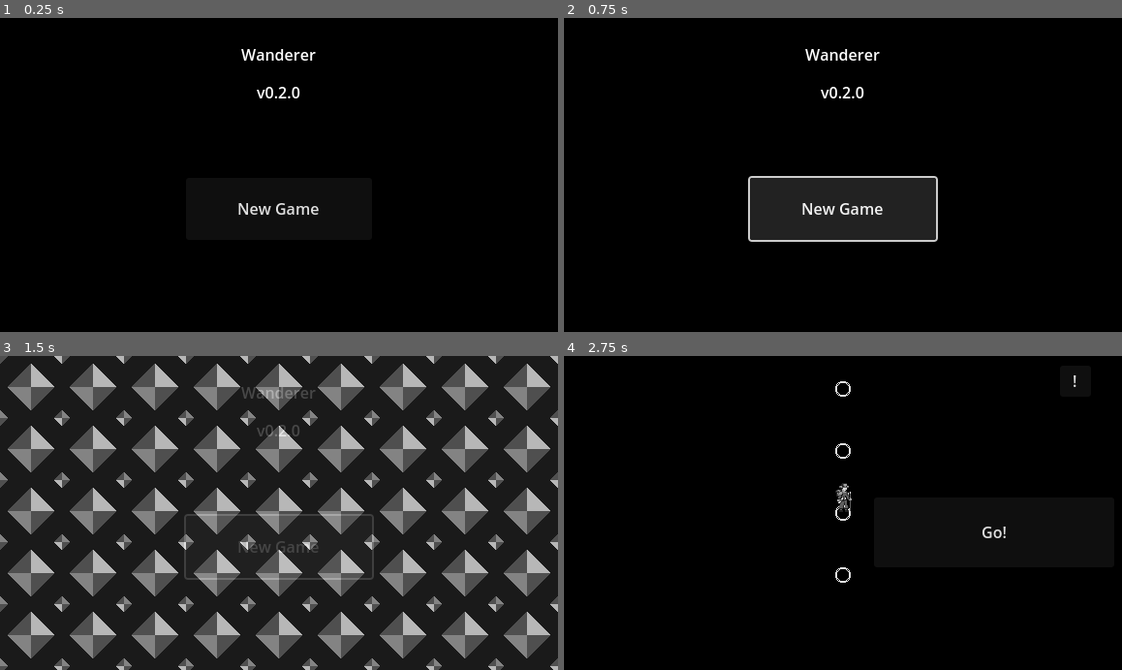
Above: before the commit, frames 1-4 (two rows, left to right).
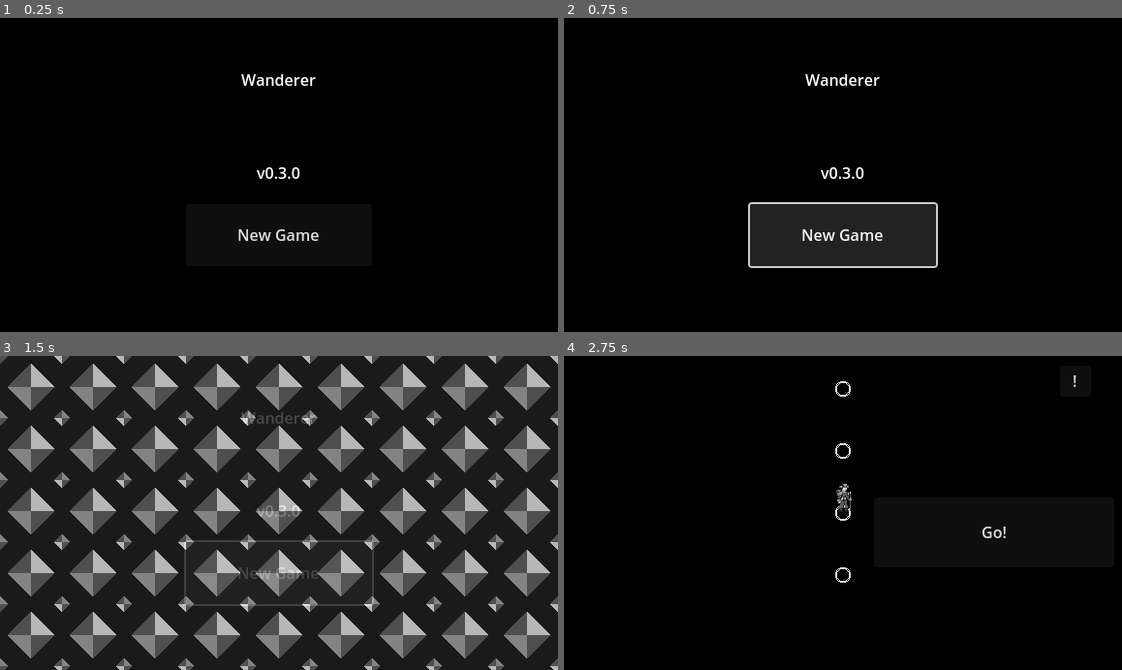
Above: after the commit, the same moments.

Repository: LidesSam/wanderer
Game: Godot game, scene res://source/scenes/main_menu.tscn
The game is run twice, just before and just after one commit, with the same random seed, the same clock (stepped at 60 frames per second) and the same inputs.
Inputs:
- Up to frame 1 (0.25 s): no input
- Up to frame 2 (0.75 s): click "New Game" at 0.5 s
- Up to frame 3 (1.5 s): click "New Game" at 1.25 s
- Up to frame 4 (2.75 s): click "Go!" at 2 s

The runs differ from the first frame. In frame 1, 1.3% of the frame differs, in the area x 42-58%, y 9-71%; in frame 2, 7.3%, in the area x 32-68%, y 9-80%; in frame 3, 1.7%; in frame 4, nothing differs.

Commit message:
new freature: mpath and foe: random foe is set in the encounter

Diff:
--- a/project.godot
+++ b/project.godot
@@ -12,7 +12,7 @@
 
 config/name="Wanderer"
 run/main_scene="res://source/scenes/main_menu.tscn"
-config/features=PackedStringArray("4.1", "GL Compatibility")
+config/features=PackedStringArray("4.2", "GL Compatibility")
 config/icon="res://icon.svg"
 
 [autoload]
--- a/source/elements/battle/foe.gd
+++ b/source/elements/battle/foe.gd
@@ -7,38 +7,46 @@
 var actionEnd=false
 var selectCallback
 
+
 # Called when the node enters the scene tree for the first time.
 func _ready():
 	update_lp()
 	pass # Replace with function body.
 
-
 # Called every frame. 'delta' is the elapsed time since the previous frame.
 func _process(delta):
 	pass
+
 func  update_lp():
 	$lpLabel.text=str(lp,"/",maxlp)
-func rand_foe():
-	match (randi()%4):
-		1:
+
+func set_rand_foe():
+	var r=randi()%6
+	print("rfope:",r)
+	match (r):
+		1, 2: #33.5
 			$spr.play("board")
 			maxlp=4
 			atk=2
-		2:
+			print("board")
+		3:#16.5
 
 			$spr.play("eye")
 			maxlp=3
 			atk=3
-		_:
+			print("eye")
+		_:#50%
 
 			$spr.play("slime")
 			maxlp=3
 			atk=1
+			print("slime")
 
 	lp=maxlp
 	update_lp()
 
 func atk_target(target):
+	print("foe atk(",atk,")")
 	target.hurt(atk)
 	actionEnd=true
 
@@ -60,8 +68,6 @@
 
 	if(lp<=0):
 		lp=0
-
-
 		hide()
 	update_lp()
 
--- a/source/elements/location.gd
+++ b/source/elements/location.gd
@@ -27,6 +27,7 @@
 func land_in():
 	for mapLoc in conectedLocs:
 		mapLoc.show_cursor()
+
 func set_foe():
 	hasEvent=true
 	hasFoe=true
--- a/source/factory/mapGen.gd
+++ b/source/factory/mapGen.gd
@@ -10,12 +10,12 @@
 	#fist define the ssize of the map
 	#-1 is start location
 	var chunksize = randi()%(max-min)+min-1
-
 	# instance a chunk
 	var  chunk=load("res://source/elements/chunk.tscn").instantiate()
 	var starChunk=chunk
 	var lastLoc=null
 	var freeLocs=[]
+
 	for i in range(chunksize):
 		var loc=locTemp.instantiate()
 		if(lastLoc!=null):
@@ -27,6 +27,7 @@
 
 		loc.position=Vector2(0,0-64*i)
 		chunk.add_location(loc)
+
 	for i in range(2):
 		freeLocs.shuffle()
 		var loc =  freeLocs.pop_front()
--- a/source/scenes/battle.gd
+++ b/source/scenes/battle.gd
@@ -51,6 +51,7 @@
 
 func execute_action_now():
 	return quickAction
+
 func victory():
 	var foeDefeated=true
 	for foe in $foes.get_children():
@@ -183,7 +184,7 @@
 
 	foes=[]
 	var f = foeTemp.instantiate()
-
+	f.set_rand_foe()
 	f.selectCallback= act_on_foe.bind(f)
 	foes.push_back(f)
 	$foes.add_child(f)
--- a/source/scenes/main_menu.gd
+++ b/source/scenes/main_menu.gd
@@ -3,6 +3,7 @@
 
 # Called when the node enters the scene tree for the first time.
 func _ready():
+
 	pass # Replace with function body.
 
 
--- a/source/scenes/main_menu.tscn
+++ b/source/scenes/main_menu.tscn
@@ -11,41 +11,50 @@
 grow_vertical = 2
 script = ExtResource("1_3qlpw")
 
-[node name="Label" type="Label" parent="."]
+[node name="Title" type="Label" parent="."]
 layout_mode = 1
 anchors_preset = 10
 anchor_right = 1.0
-offset_bottom = 76.0
+offset_bottom = 128.0
 grow_horizontal = 2
 text = "Wanderer"
 horizontal_alignment = 1
 vertical_alignment = 1
 
-[node name="Label" type="Label" parent="Label"]
+[node name="version" type="Label" parent="."]
 layout_mode = 1
 anchors_preset = 10
 anchor_right = 1.0
-offset_top = 64.0
-offset_bottom = 90.0
+offset_top = 128.0
+offset_bottom = 192.0
 grow_horizontal = 2
-text = "v0.2.0"
+text = "v0.3.0"
 horizontal_alignment = 1
 vertical_alignment = 1
 
 [node name="newgameBtn" type="Button" parent="."]
 layout_mode = 0
 offset_left = 192.0
-offset_top = 165.0
+offset_top = 192.0
 offset_right = 384.0
-offset_bottom = 229.0
+offset_bottom = 256.0
 text = "New Game"
 
 [node name="continueBtn" type="Button" parent="."]
 visible = false
 layout_mode = 0
-offset_left = 213.0
-offset_top = 199.0
-offset_right = 364.0
-offset_bottom = 263.0
+offset_left = 192.0
+offset_top = 256.0
+offset_right = 384.0
+offset_bottom = 320.0
+
+[node name="exitBtn" type="Button" parent="."]
+visible = false
+layout_mode = 0
+offset_left = 528.0
+offset_top = 16.0
+offset_right = 560.0
+offset_bottom = 48.0
+text = "X"
 
 [connection signal="pressed" from="newgameBtn" to="." method="_on_newgame_btn_pressed"]
Not shown, changed: export_presets.cfg
